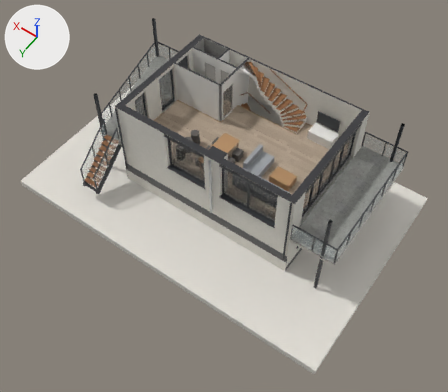
One commit to the glTF model schvaleni-b3-026515/model/dum_b_1np.glb: the scene before it, then after it.
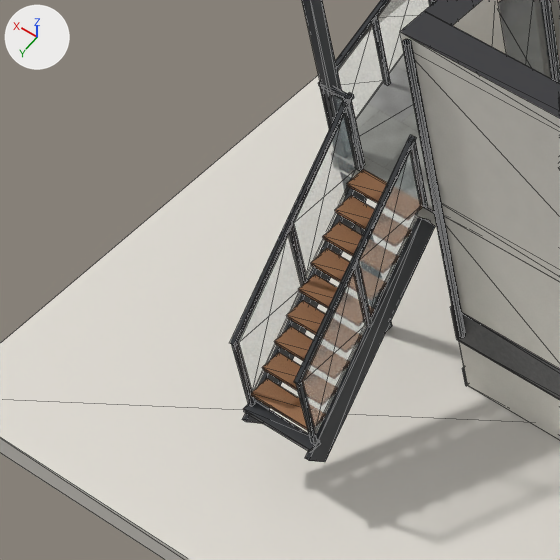
Each version appears first whole from a 50 mm camera at (-16.9, 21.4, 26.2) aimed at (-5.6, 5.6, 1.3), and next in a close-up on the part from 7% to 33% of the width and 26% to 55% of the height. The axes (+X, +Y, +Z) are drawn at upper left. The lights are the same throughout. The first two pictures are the older version. The close-ups show mesh edges as thin lines. Vertices at exactly the same position are counted once.

The first close-up shows 'B_ext_antracit', 'B_ext_dlazba_balkon', 'B_ext_drevo', 'B_ext_omitka', 'B_ext_sklo_zabradli', 'B_ext_sokl', 'B_sklo_sklo', 'podstava', 'rez_sten'.
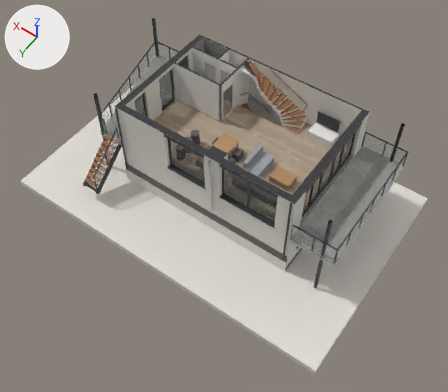
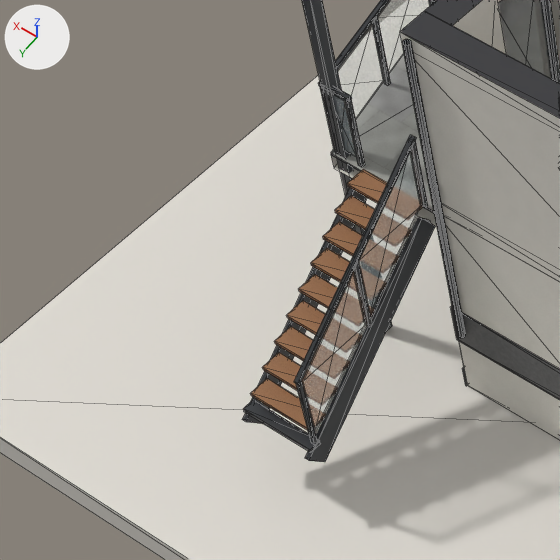
Boxes (x1, y1, x2, y2) around the edits, measured in the close-ups (560 x 560 px):
```json
{"object": "B_ext_antracit", "change": "reshaped", "before": [230, 0, 560, 462], "after": [242, 0, 560, 462]}
{"object": "B_ext_sklo_zabradli", "change": "reshaped", "before": [238, 0, 436, 431], "after": [302, 0, 436, 431]}
{"part": 1, "of": "me_b_ext_antracit", "change": "deleted", "before": [230, 100, 350, 346]}
{"part": 2, "of": "me_b_ext_antracit", "change": "deleted", "before": [343, 92, 354, 103]}
{"part": 3, "of": "me_b_ext_antracit", "change": "deleted", "before": [232, 343, 255, 406]}
{"part": 4, "of": "me_b_ext_antracit", "change": "deleted", "before": [289, 224, 307, 285]}
{"part": 5, "of": "me_b_ext_antracit", "change": "deleted", "before": [345, 104, 363, 171]}
{"part": 6, "of": "me_b_ext_sklo_zabradli", "change": "deleted", "before": [238, 236, 288, 390]}
{"part": 7, "of": "me_b_ext_sklo_zabradli", "change": "deleted", "before": [294, 114, 356, 275]}
{"part": 8, "of": "me_b_ext_sklo_zabradli", "change": "deleted", "before": [239, 235, 301, 391]}
{"part": 9, "of": "me_b_ext_sklo_zabradli", "change": "deleted", "before": [294, 208, 307, 275]}
```

The change, as JSON lines over the scene's bpy script:
```json
{"block": "me_b_ext_antracit", "where": "# used by ob_b_ext_antracit; location = (0.0, 0.0, 0.0)"}
{"op": "remove", "block": "me_b_ext_antracit", "code": "me_b_ext_antracit.from_pydata(...)  # 814 vertices, 1326 faces; spans x -12.4..3.0, y -0.3..9.0, z 0.0..5.4"}
{"op": "add", "block": "me_b_ext_antracit", "code": "me_b_ext_antracit.from_pydata(...)  # 774 vertices, 1266 faces; spans x -12.4..3.0, y -0.3..9.0, z 0.0..5.4"}
{"block": "me_b_ext_antracit", "change": "me_b_ext_antracit part 1: the loose piece of 8 vertices spanning x 1.0..1.1, y 6.7..8.9, z 2.0..3.9 is deleted"}
{"block": "me_b_ext_antracit", "change": "me_b_ext_antracit part 2: the loose piece of 8 vertices spanning x 1.0..1.1, y 6.7..6.8, z 3.8..3.9 is deleted"}
{"block": "me_b_ext_antracit", "change": "me_b_ext_antracit part 3: the loose piece of 8 vertices spanning x 1.0..1.1, y 8.8..8.9, z 1.0..2.0 is deleted"}
{"block": "me_b_ext_antracit", "change": "me_b_ext_antracit part 4: the loose piece of 8 vertices spanning x 1.0..1.1, y 7.8, z 1.9..2.9 is deleted"}
{"block": "me_b_ext_antracit", "change": "me_b_ext_antracit part 5: the loose piece of 8 vertices spanning x 1.0..1.1, y 6.7..6.8, z 2.8..3.8 is deleted"}
{"block": "me_b_ext_sklo_zabradli", "where": "# used by ob_b_ext_sklo_zabradli; location = (0.0, 0.0, 0.0)"}
{"op": "remove", "block": "me_b_ext_sklo_zabradli", "code": "me_b_ext_sklo_zabradli.from_pydata(...)  # 192 vertices, 96 faces; spans x -12.4..2.9, y -0.2..8.8, z 1.2..3.8"}
{"op": "add", "block": "me_b_ext_sklo_zabradli", "code": "me_b_ext_sklo_zabradli.from_pydata(...)  # 176 vertices, 88 faces; spans x -12.4..2.9, y -0.2..8.8, z 1.2..3.8"}
{"block": "me_b_ext_sklo_zabradli", "change": "me_b_ext_sklo_zabradli part 6: the loose piece of 4 vertices spanning x 1.0, y 7.9..8.8, z 1.2..2.8 is deleted"}
{"block": "me_b_ext_sklo_zabradli", "change": "me_b_ext_sklo_zabradli part 7: the loose piece of 4 vertices spanning x 1.0, y 6.8..7.8, z 2.1..3.7 is deleted"}
{"block": "me_b_ext_sklo_zabradli", "change": "me_b_ext_sklo_zabradli part 8: the loose piece of 4 vertices spanning x 1.0, y 7.9..8.8, z 1.2..2.8 is deleted"}
{"block": "me_b_ext_sklo_zabradli", "change": "me_b_ext_sklo_zabradli part 9: the loose piece of 4 vertices spanning x 1.0, y 6.8..7.8, z 2.1..3.7 is deleted"}
```
